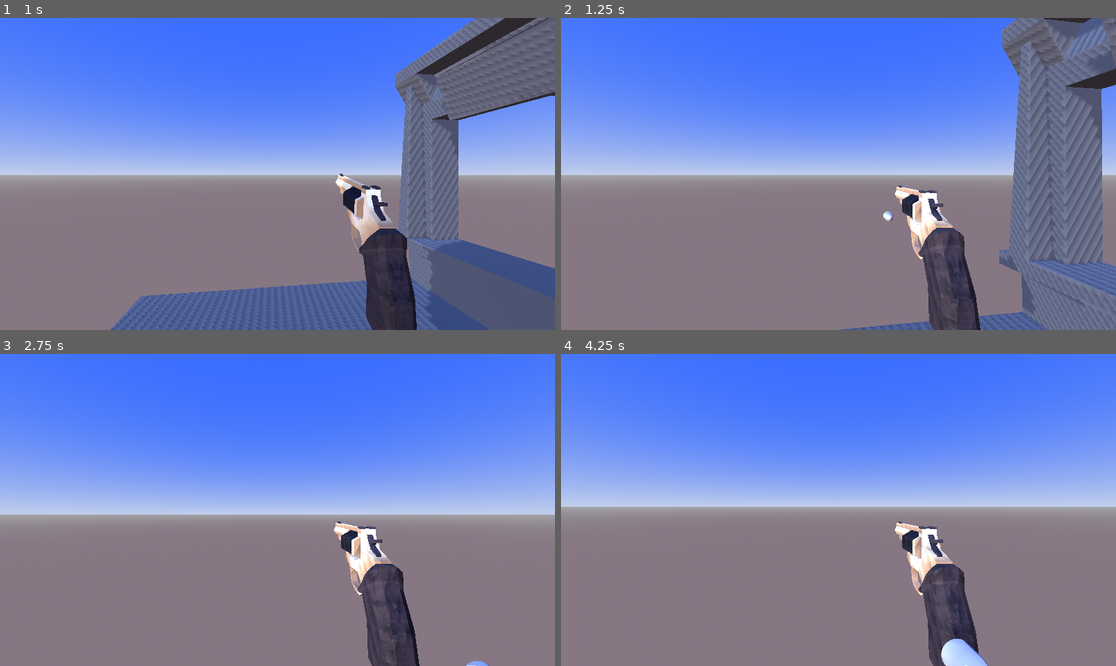
Above: before the commit, frames 1-4 (two rows, left to right).
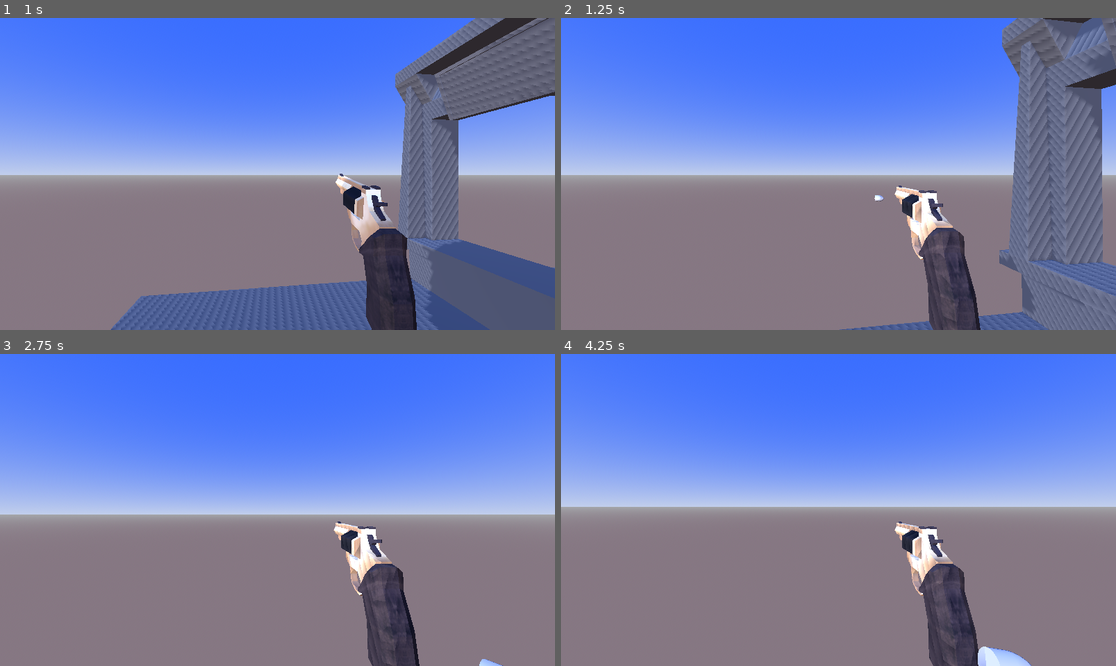
Above: after the commit, the same moments.

Repository: teachermanjeff/3dshooter2025
Game: Godot game, scene res://Range.tscn
Same seed, same stepped clock (60 frames per second), same inputs: the game is played once before the commit and once after it.
Inputs (mouse positions are in pixels of both pictures, inside the frame that each line leads up to):
- Up to frame 1 (1 s): tap Enter at 0.5 s; move the mouse to (305, 174) at 0.52 s; hold W (move_forward) from 0.53 s (still down); click (305, 174) at 0.6 s; tap Space (jump) at 0.77 s
- Up to frame 2 (1.25 s): keep holding W (move_forward)
- Up to frame 3 (2.75 s): keep holding W (move_forward); move the mouse to (249, 510) at 1.27 s; click (249, 510) at 1.35 s; tap Space (jump) at 1.52 s; move the mouse to (288, 503) at 2.02 s; click (288, 503) at 2.1 s
- Up to frame 4 (4.25 s): keep holding W (move_forward); move the mouse to (832, 516) at 2.77 s; click (832, 516) at 2.85 s; tap Space (jump) at 3.02, 3.77 s; move the mouse to (877, 513) at 3.52 s; click (877, 513) at 3.6 s

Frame 1 is identical in both runs. In frame 2, less than 0.1% of the frame differs, in the area x 56-60%, y 56-66%; in frame 3, 0.1%; in frame 4, 1.2%, in the area x 60-85%, y 54-100%.

Commit message:
Changed bullet speed

Diff:
--- a/gamefiles/bullet.gd
+++ b/gamefiles/bullet.gd
@@ -1,6 +1,6 @@
 extends RigidBody3D
 
-@export var speed: float = 10.0
+@export var speed: float = 200.0
 
 func _ready():
 	linear_velocity = -global_transform.basis.z * speed
